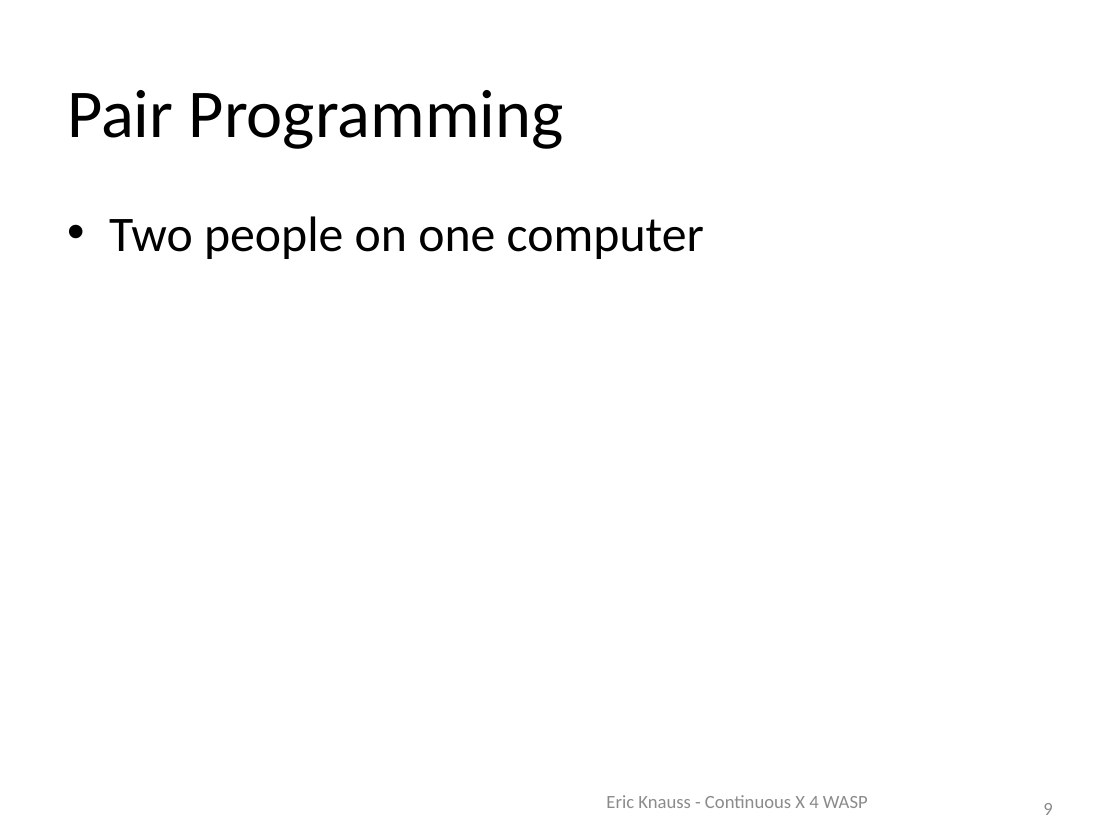
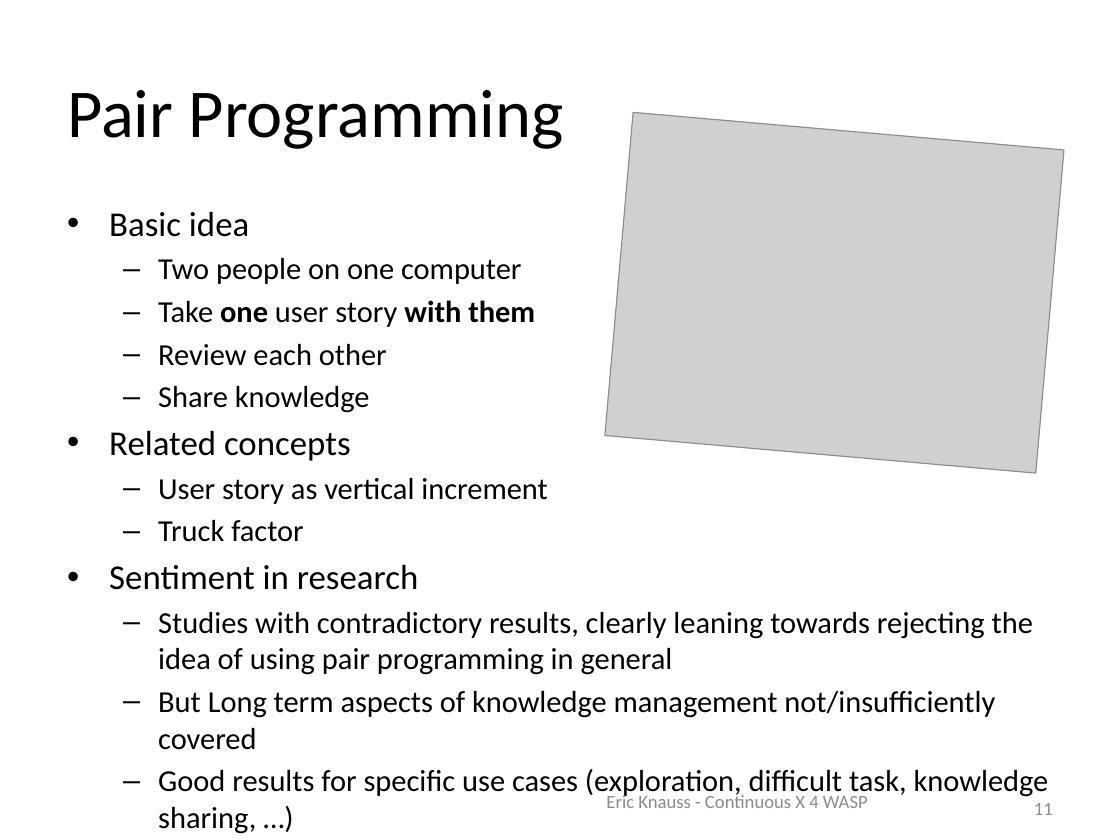
Before and after one commit to oerich/EDA397, a slide deck: slide 11 of Slides/src/2017/agile-dev-processes-4-principles.pptx (slide 9 before the commit). Drawn at 1120x840 pixels with LibreOffice and Linux fonts; fonts in the diff are those of the drawing; grey boxes stand for pictures; background and template pictures are left out. Boxes give left, top, right and bottom in pixels: in the first picture for what was removed or moved away, otherwise in the second. Text is boxed around its words. In the diff, an @@ line names an element or a change of style, - is before the commit and + after.

```diff
--- a/Slides/src/2017/agile-dev-processes-4-principles.pptx
+++ b/Slides/src/2017/agile-dev-processes-4-principles.pptx
@@ picture added at <box>605,113,1064,474</box> @@
@@ text at <box>109,211,249,237</box>: paragraph added @@
+• Basic idea
@@ text at <box>158,258,521,284</box>: size 32 to 19.6 pt in "Two people on one computer"; bullet • to –; list level 1 to 2 in "Two people on one computer" @@
@@ text at <box>109,300,1049,834</box>: paragraphs added @@
+  – Take one user story with them
+  – Review each other
+  – Share knowledge
+• Related concepts
+  – User story as vertical increment
+  – Truck factor
+• Sentiment in research
+  – Studies with contradictory results, clearly leaning towards rejecting the idea of using pair programming in general
+  – But Long term aspects of knowledge management not/insufficiently covered
+  – Good results for specific use cases (exploration, difficult task, knowledge sharing, …)
@@ page number at <box>1034,803,1053,815</box>: text changed @@
-9
+11
```
Also in this commit, not shown: 16 other slides changed, 4 slides added, 1 slide removed.
